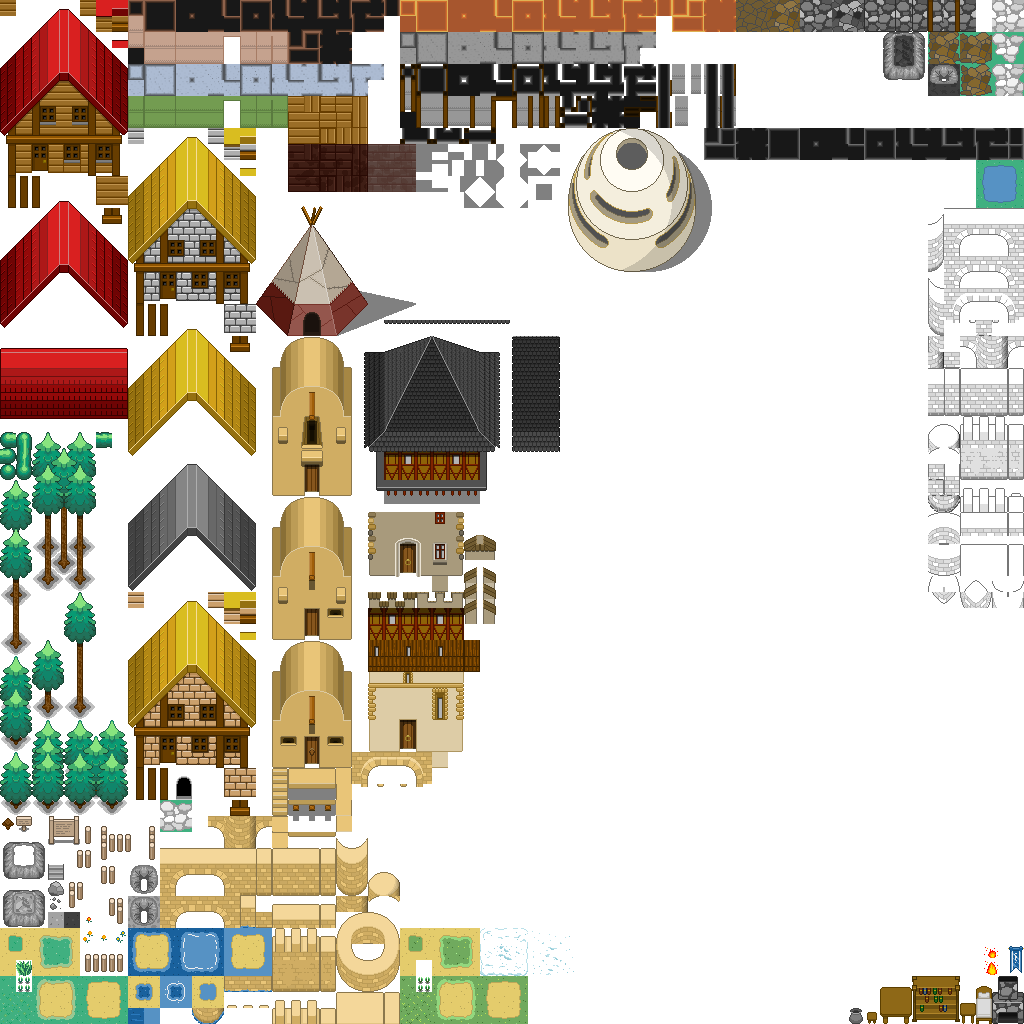
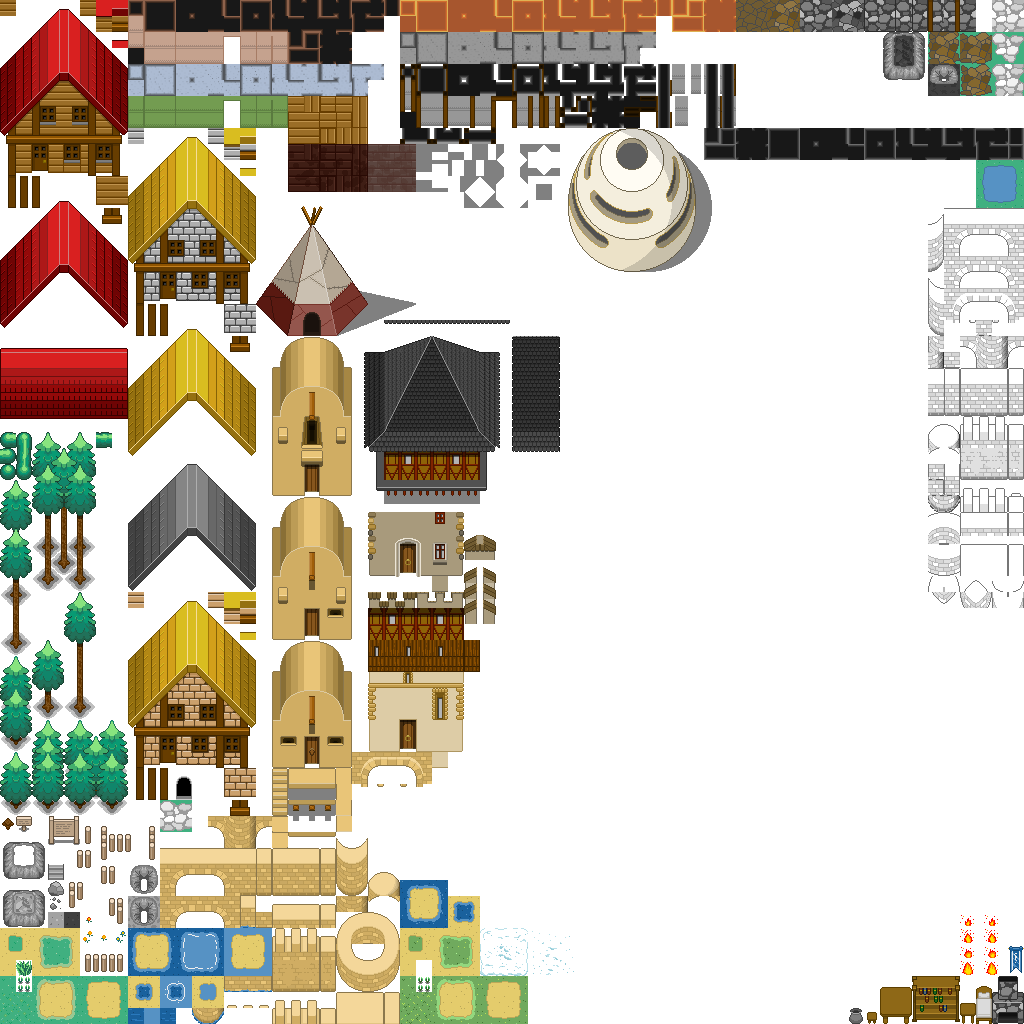
Layers edited between the first and the second 1024×1024 image:
painted on "Hintergrund" over (x1=160, y1=880, x2=998, y2=1024)
